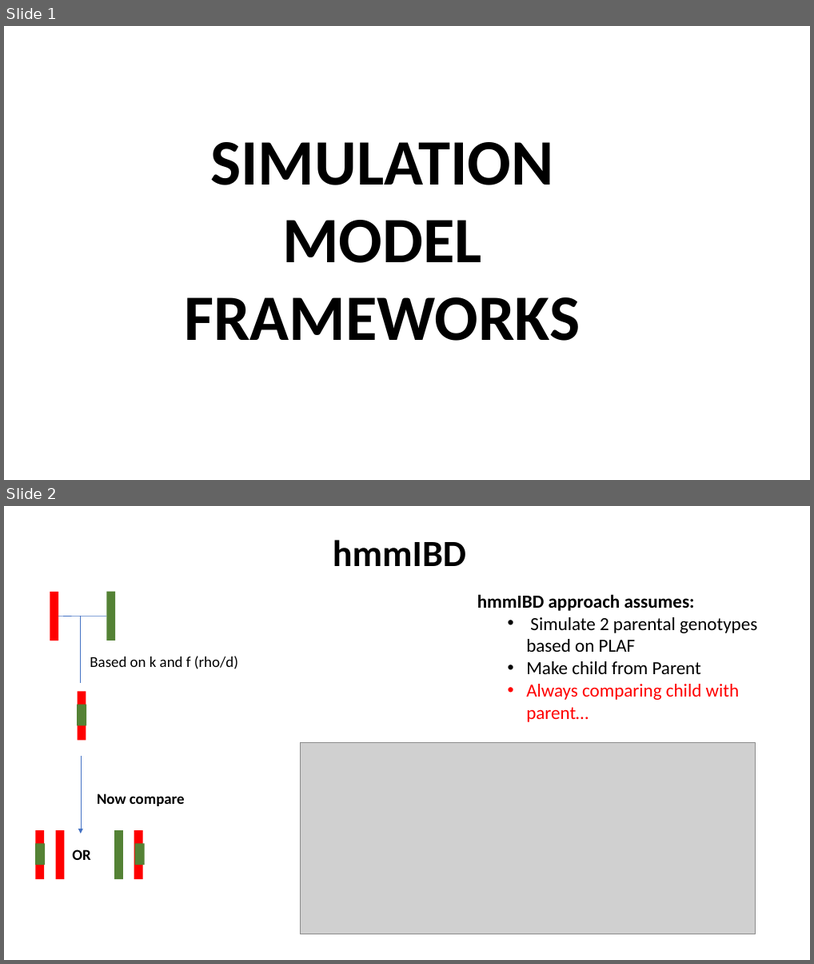
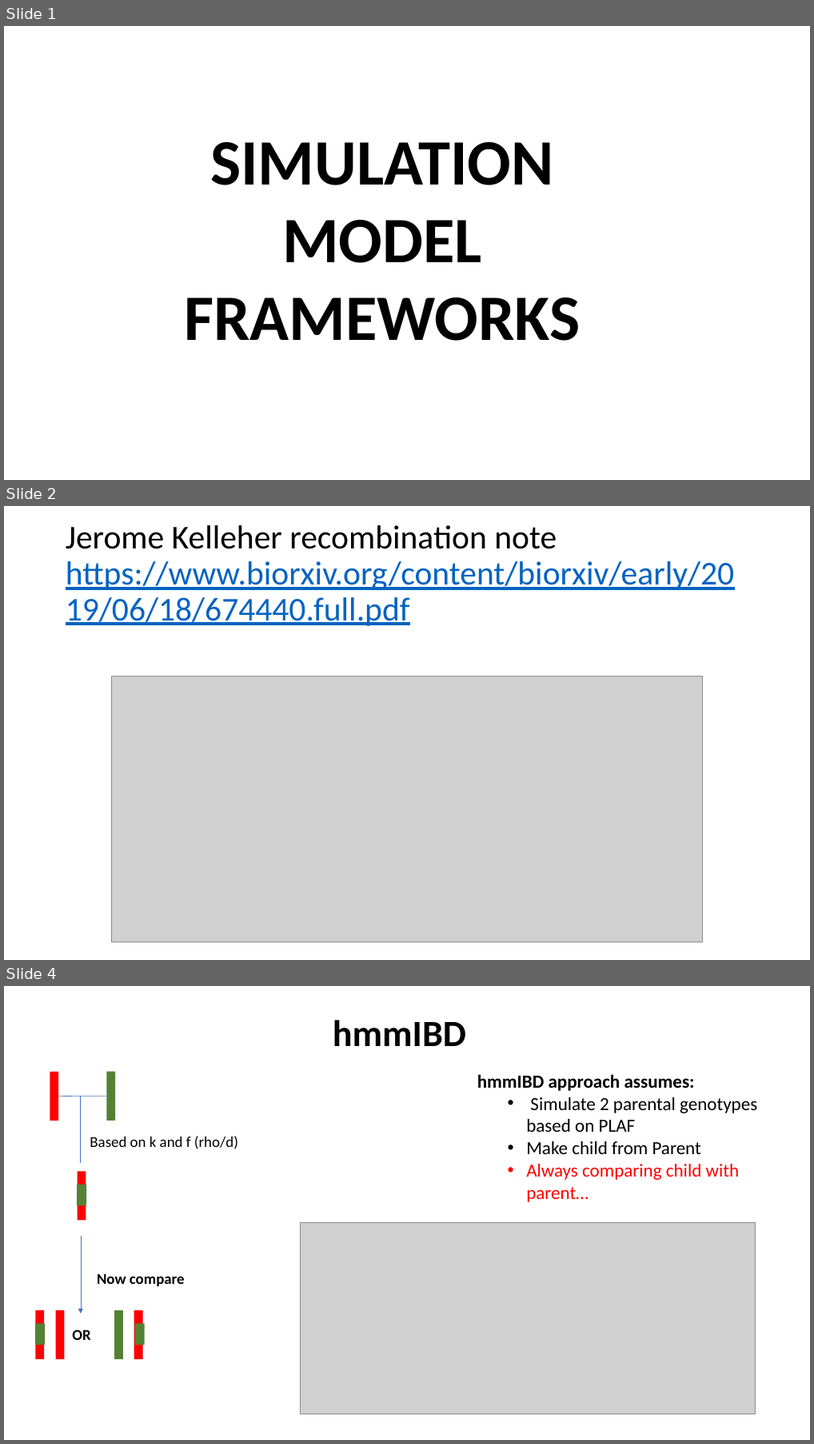
Before and after one commit to nickbrazeau/polySimIBD, a slide deck: sim_approaches.pptx. Shown one above the other, each under a label of ours: slides 1 and 2 before the commit, slides 1, 2 and 4 after it; the slides between them are not shown. The pictures are 814x964 and 814x1444 pixels, drawn with LibreOffice and Linux fonts; fonts in the diff are those of the drawing; grey boxes stand for pictures. Boxes give left, top, right and bottom in pixels: in the first picture for what was removed or moved away, otherwise in the second. Text is boxed around its words. In the diff, an @@ line names an element or a change of style, - is before the commit and + after.

```diff
--- a/sim_approaches.pptx
+++ b/sim_approaches.pptx
@@ slide 2 added at (x1=4, y1=506, x2=810, y2=960), background #FFFFFF @@
@@ title added at (x1=66, y1=525, x2=734, y2=626), 39.6 pt, text #0563C1, underline @@
+Jerome Kelleher recombination note
+https://www.biorxiv.org/content/biorxiv/early/2019/06/18/674440.full.pdf
@@ picture added at (x1=112, y1=676, x2=703, y2=941) @@
@@ what was slide 2 is now slide 4 @@
```
Also in this commit, not shown: 1 other slide added, 26 other files.
